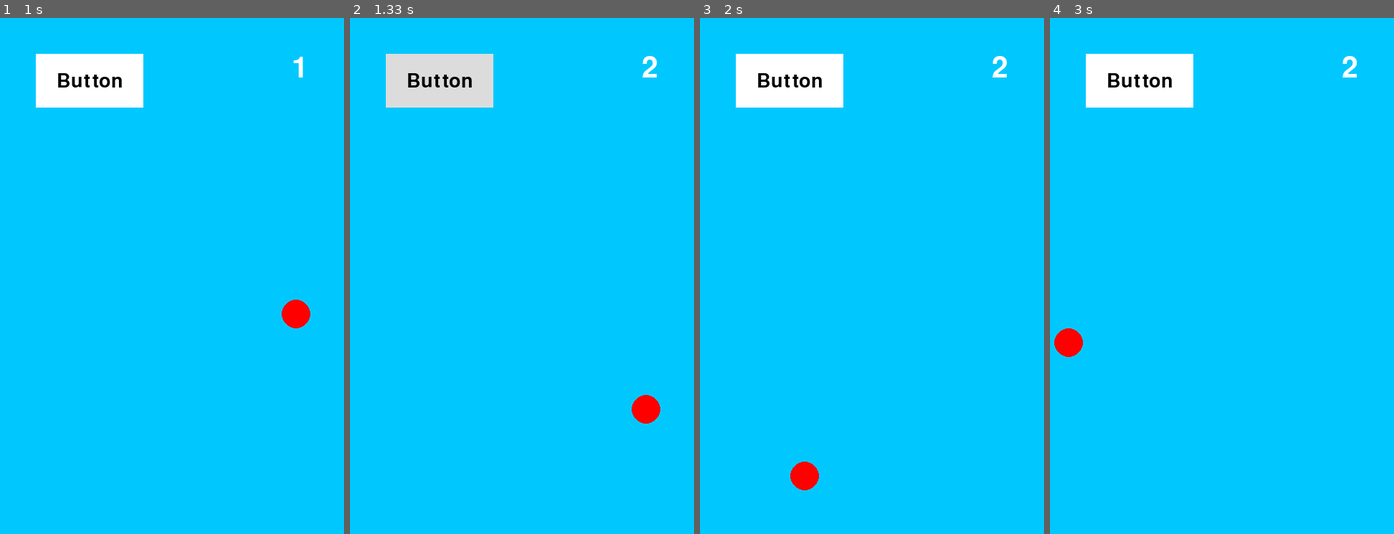
Above: before the commit, frames 1-4 (left to right).
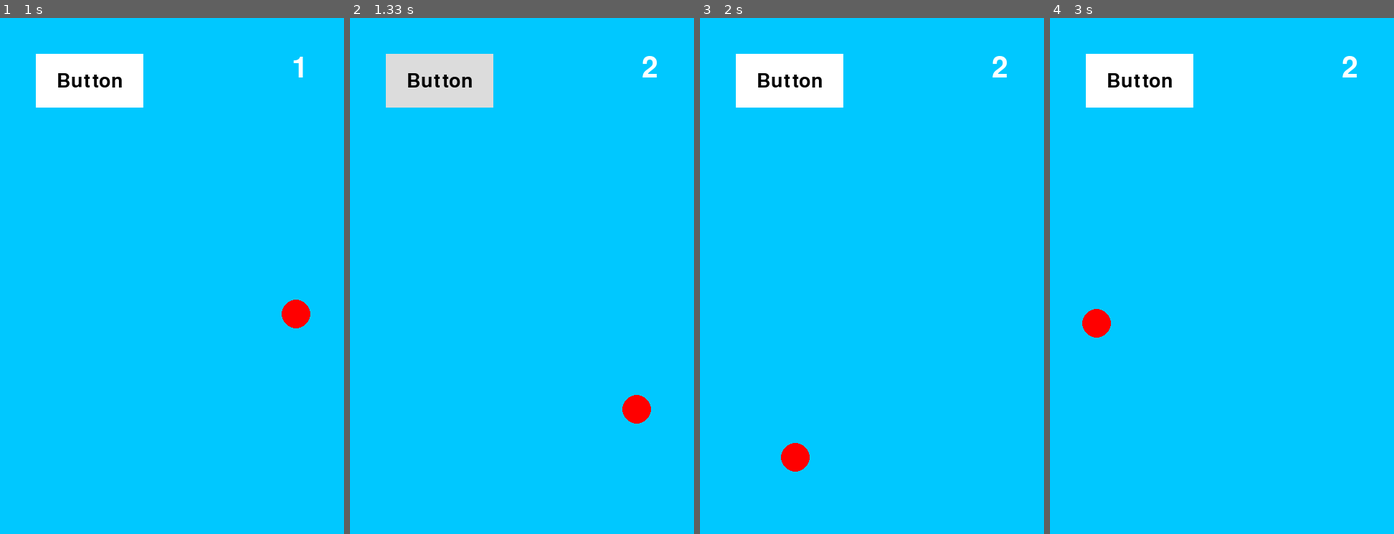
Above: after the commit, the same moments.

Repository: GameGenesis/Pygame-Utils
Game: pygame game, started from main.py
The game is run twice, just before and just after one commit, with the same random seed, the same clock (stepped at 60 frames per second) and the same inputs.
Inputs (mouse positions are in pixels of both pictures, inside the frame that each line leads up to):
- Up to frame 1 (1 s): click "Button" at 0.38 s; press the mouse at (89, 79) at 0.7 s; move the mouse to (72, 116) at 0.8 s; release the mouse at (55, 152) at 0.93 s
- Up to frame 2 (1.33 s): click (453, 90) at 1.05 s
- Up to frame 3 (2 s): press the mouse at (789, 79) at 1.37 s; move the mouse to (816, 245) at 1.47 s; release the mouse at (844, 410) at 1.6 s
- Up to frame 4 (3 s): tap Space at 2.17, 2.57, 2.87 s

Frame 1 is identical in both runs. In frame 2, 0.3% of the frame differs, in the area x 79-91%, y 73-79%; in frame 3, 0.6%; in frame 4, 0.7%, in the area x 1-18%, y 56-66%.

Commit message:
Improve ball collision example
* Add or subtract half the ball's radius for more exact collisions

* Check if the current velocity is not 0

Diff:
--- a/main.py
+++ b/main.py
@@ -89,10 +89,11 @@
         # Moving 200 pixels per second in the positive x direction
         circle.move(circle.pos.x + current_velocity[0] * delta_time, circle.pos.y + current_velocity[1] * delta_time)
 
-        if circle.pos.x >= main_surface.get_width() or circle.pos.x <= 0:
-            current_velocity[0] *= -1
-        elif circle.pos.y >= main_surface.get_height() or circle.pos.y <= 0:
-            current_velocity[1] *= -1
+        if current_velocity != [0, 0]:
+            if circle.pos.x + circle.radius/2 >= main_surface.get_width() or circle.pos.x - circle.radius/2 <= 0:
+                current_velocity[0] *= -1
+            elif circle.pos.y + circle.radius/2 >= main_surface.get_height() or circle.pos.y - circle.radius/2 <= 0:
+                current_velocity[1] *= -1
 
         # Draw a circle on the surface
         circle.draw(main_surface)
